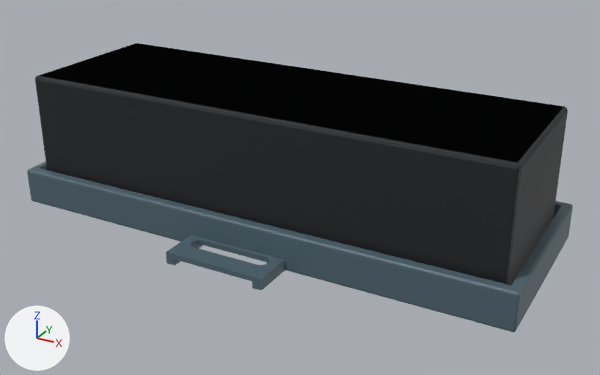
One commit to the Blender file assets/blender/parts/module_battery_large.blend: the scene before it, then after it.
Both versions are drawn from a camera (50 mm lens) standing at (0.823, -1.437, 1.111) and looking at (0.038, -0.009, 0.397). The axes (+X, +Y, +Z) are drawn at lower left. The lights are the same throughout. The first picture is the older version.

The first picture shows 'mesh_rubber_and_chip_3', 'print_battery_tray'.
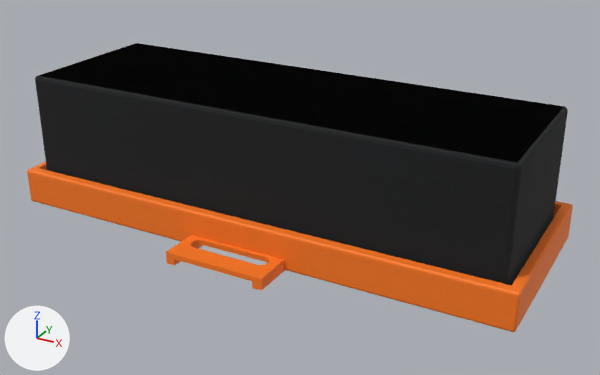
Boxes [x1, y1, x2, y2] around the edits, measured in the pictures (600 x 375 px):
'mesh_rubber_and_chip_3', surface changed: [35, 75, 568, 285] in both
'print_battery_tray', recoloured (dark blue to orange): [27, 162, 573, 332] in both

What the commit changed:
Material 'petg' (mat_petg) changes colour from dark blue #50656f to orange #ff7a1a; in linear values from (0.08, 0.13, 0.16) to (1.0, 0.195, 0.0103).
In material 'rubber_and_chip' (mat_rubber_and_chip), roughness goes from 0.6 to 0.94.
